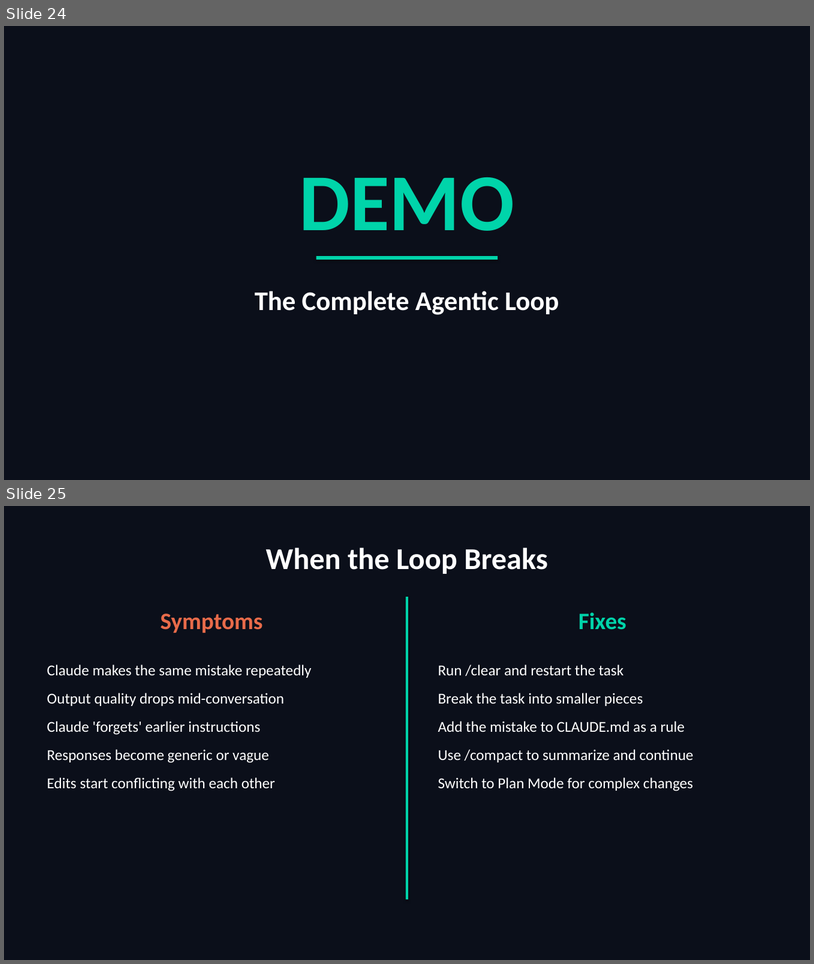
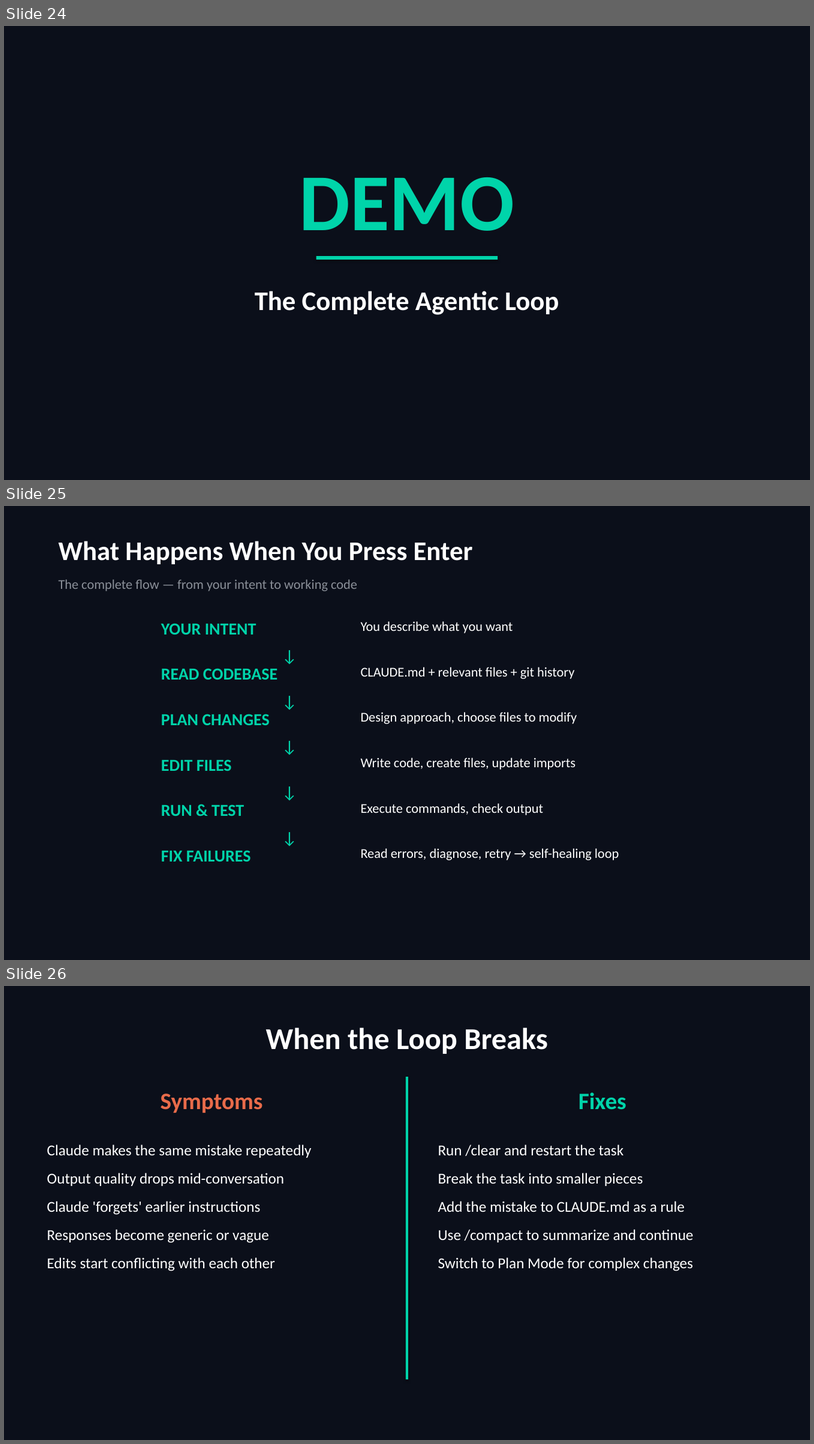
Before and after one commit to scottrhay/AIA-ClaudeCopilot, a slide deck: slides/Day2_Claude_Code_Fundamentals.pptx. Shown one above the other, each under a label of ours: slides 24 and 25 before the commit, slides 24, 25 and 26 after it. The pictures are 814x964 and 814x1444 pixels, drawn with LibreOffice and Linux fonts; fonts in the diff are those of the drawing. Boxes give left, top, right and bottom in pixels: in the first picture for what was removed or moved away, otherwise in the second. Text is boxed around its words. In the diff, an @@ line names an element or a change of style, - is before the commit and + after.

Commit message:
feat: add 'What Happens When You Press Enter' step-flow slide (120 slides)

```diff
--- a/slides/Day2_Claude_Code_Fundamentals.pptx
+++ b/slides/Day2_Claude_Code_Fundamentals.pptx
@@ slide 25 added at box(4, 506, 810, 960), background #0B0F1A @@
@@ text added at box(59, 541, 473, 564), 32 pt, text #FFFFFF, bold @@
+What Happens When You Press Enter
@@ text added at box(59, 579, 357, 591), 16 pt, text #8A8F98 @@
+The complete flow — from your intent to working code
@@ text added at box(161, 623, 257, 634), 20 pt, text #00D4AA, bold @@
+YOUR INTENT
@@ text added at box(361, 621, 513, 633), 16 pt, text #FFFFFF @@
+You describe what you want
@@ text added at box(276, 642, 337, 660), 20 pt, text #00D4AA @@
+↓
@@ text added at box(361, 667, 575, 679), 16 pt, text #FFFFFF @@
+CLAUDE.md + relevant files + git history
@@ text added at box(161, 668, 278, 679), 20 pt, text #00D4AA, bold @@
+READ CODEBASE
@@ text added at box(276, 687, 337, 706), 20 pt, text #00D4AA @@
+↓
@@ text added at box(161, 714, 269, 725), 20 pt, text #00D4AA, bold @@
+PLAN CHANGES
@@ text added at box(361, 712, 577, 724), 16 pt, text #FFFFFF @@
+Design approach, choose files to modify
@@ text added at box(276, 733, 337, 751), 20 pt, text #00D4AA @@
+↓
@@ text added at box(361, 757, 576, 769), 16 pt, text #FFFFFF @@
+Write code, create files, update imports
@@ text added at box(161, 759, 232, 771), 20 pt, text #00D4AA, bold @@
+EDIT FILES
@@ text added at box(276, 778, 337, 796), 20 pt, text #00D4AA @@
+↓
@@ text added at box(161, 804, 244, 816), 20 pt, text #00D4AA, bold @@
+RUN & TEST
@@ text added at box(361, 803, 543, 815), 16 pt, text #FFFFFF @@
+Execute commands, check output
@@ text added at box(276, 823, 337, 842), 20 pt, text #00D4AA @@
+↓
@@ text added at box(161, 850, 251, 861), 20 pt, text #00D4AA, bold @@
+FIX FAILURES
@@ text added at box(361, 848, 619, 860), 16 pt, text #FFFFFF @@
+Read errors, diagnose, retry → self-healing loop
@@ what was slide 25 is now slide 26 @@
```
